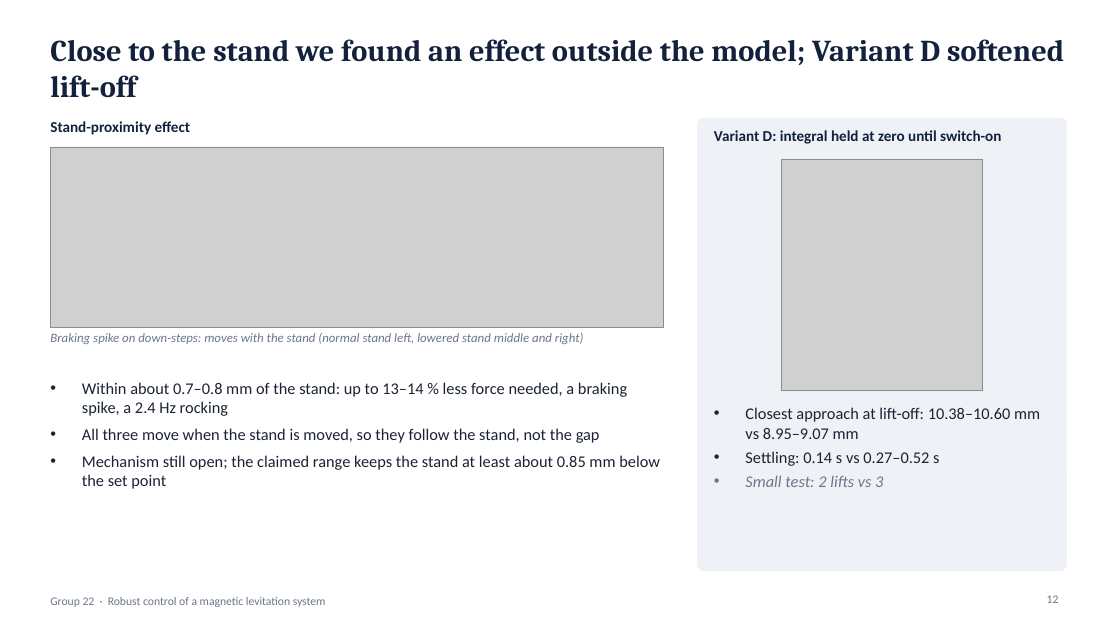
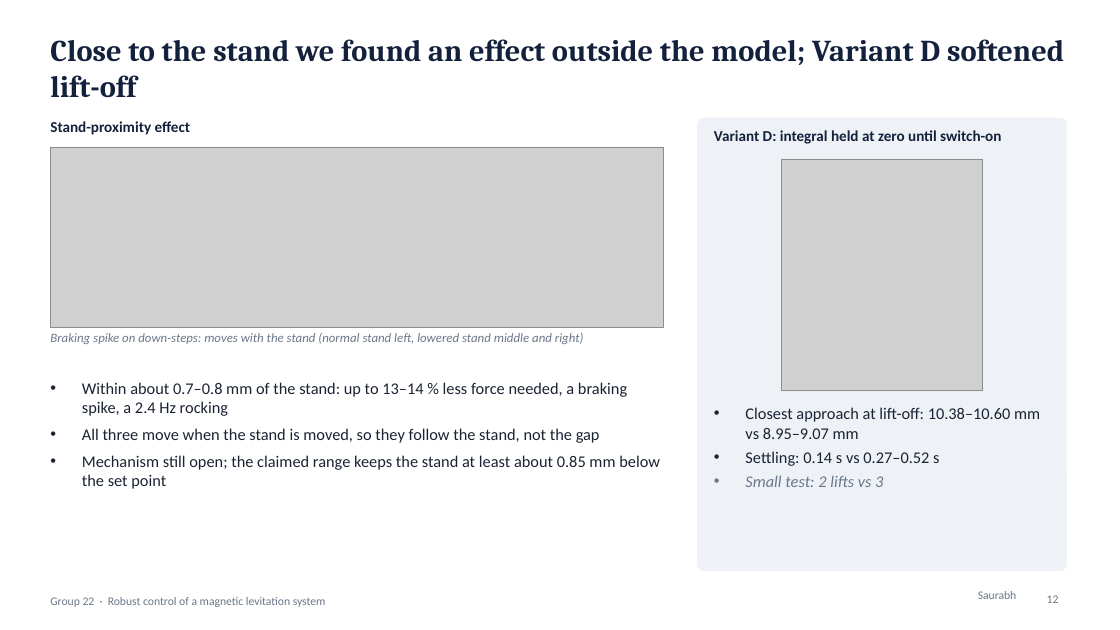
Before and after one commit to Ritvik479/EE302-maglev-project-G22, a slide deck: slide 12 of slides/G22_Presentation.pptx. Drawn at 1120x630 pixels with LibreOffice and Linux fonts; fonts in the diff are those of the drawing; grey boxes stand for pictures. Boxes give left, top, right and bottom in pixels: in the first picture for what was removed or moved away, otherwise in the second. Text is boxed around its words. In the diff, an @@ line names an element or a change of style, - is before the commit and + after.

```diff
--- a/slides/G22_Presentation.pptx
+++ b/slides/G22_Presentation.pptx
@@ text added at bbox=[978, 591, 1017, 599], 10 pt, text #6B7789 @@
+Saurabh
```
Also in this commit, not shown: 16 other slides changed, 47 other files.
